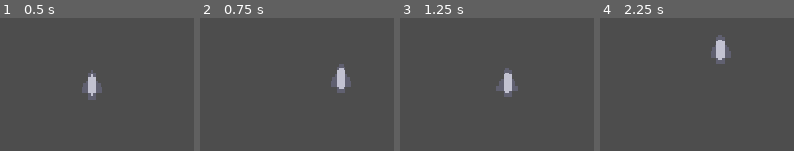
Above: before the commit, frames 1-4 (left to right).
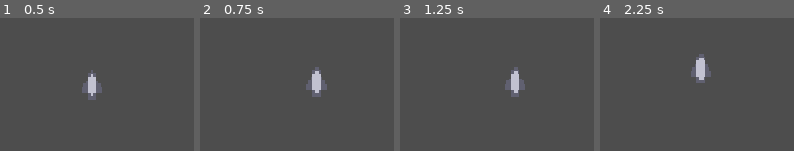
Above: after the commit, the same moments.

Repository: RedNinja17/8bitgamejam2026
Game: Godot game, scene res://scenes/game.tscn
Same seed, same stepped clock (60 frames per second), same inputs: the game is played once before the commit and once after it.
Inputs (mouse positions are in pixels of both pictures, inside the frame that each line leads up to):
- Up to frame 1 (0.5 s): no input
- Up to frame 2 (0.75 s): tap Enter at 0.5 s; move the mouse to (outside the picture) at 0.52 s; press the mouse at (outside the picture) at 0.53 s
- Up to frame 3 (1.25 s): no input
- Up to frame 4 (2.25 s): move the mouse to (outside the picture) at 1.27 s; release the mouse at (outside the picture) at 1.28 s; click (outside the picture) at 1.35 s; move the mouse to (outside the picture) at 2.02 s; press the mouse at (outside the picture) at 2.03 s

Frame 1 is identical in both runs. In frame 2, 2.8% of the frame differs, in the area x 54-78%, y 34-60%; in frame 3, 2.0%; in frame 4, 2.8%, in the area x 46-68%, y 12-49%.

Commit message:
added acceleration to max speed of 400

Diff:
--- a/space-game/scripts/player.gd
+++ b/space-game/scripts/player.gd
@@ -1,6 +1,7 @@
 extends CharacterBody2D
 
-const SPEED = 200.0
+const MAX_SPEED = 400.0
+var speed = 0.0
 var target = Vector2.ZERO
 
 func _ready() -> void:
@@ -15,7 +16,10 @@
 func _physics_process(delta: float) -> void:
 	if global_position.distance_to(target) > 3.0:
 		var direction = global_position.direction_to(target)
-		velocity = direction * SPEED
+		speed = min(speed + MAX_SPEED * (delta * 2.0), MAX_SPEED)
+		velocity = direction * speed
+		print("speed: " + str(speed))
 		move_and_slide()
 	else:
 		velocity = Vector2.ZERO
+		speed = 0.0
